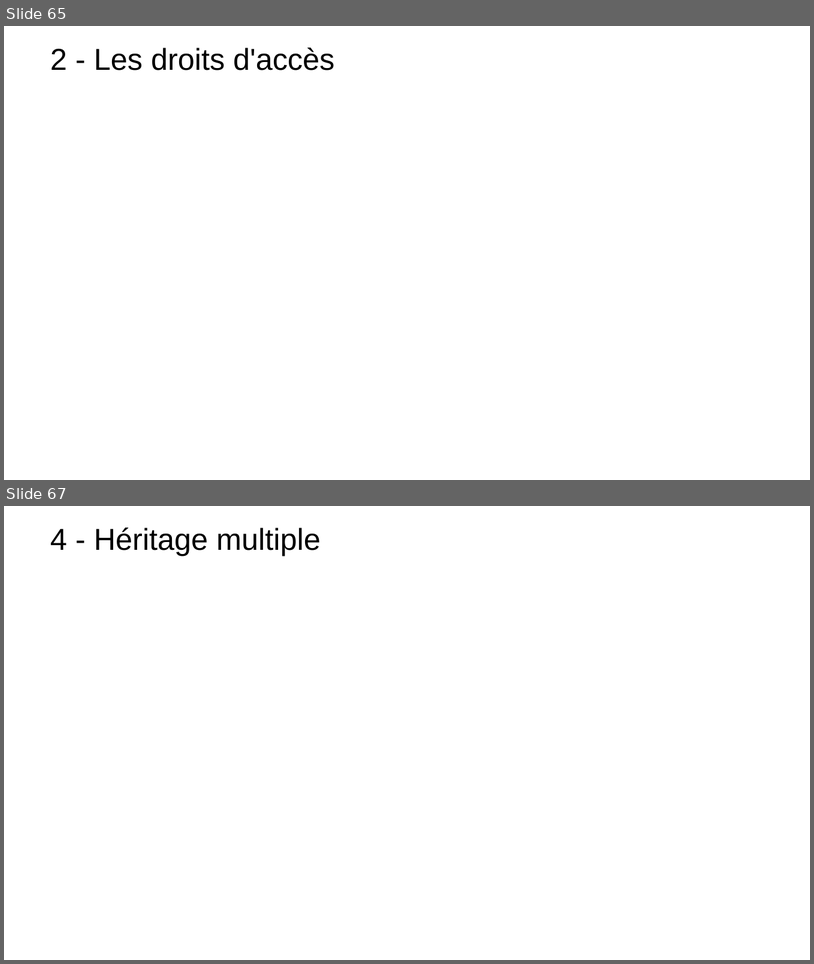
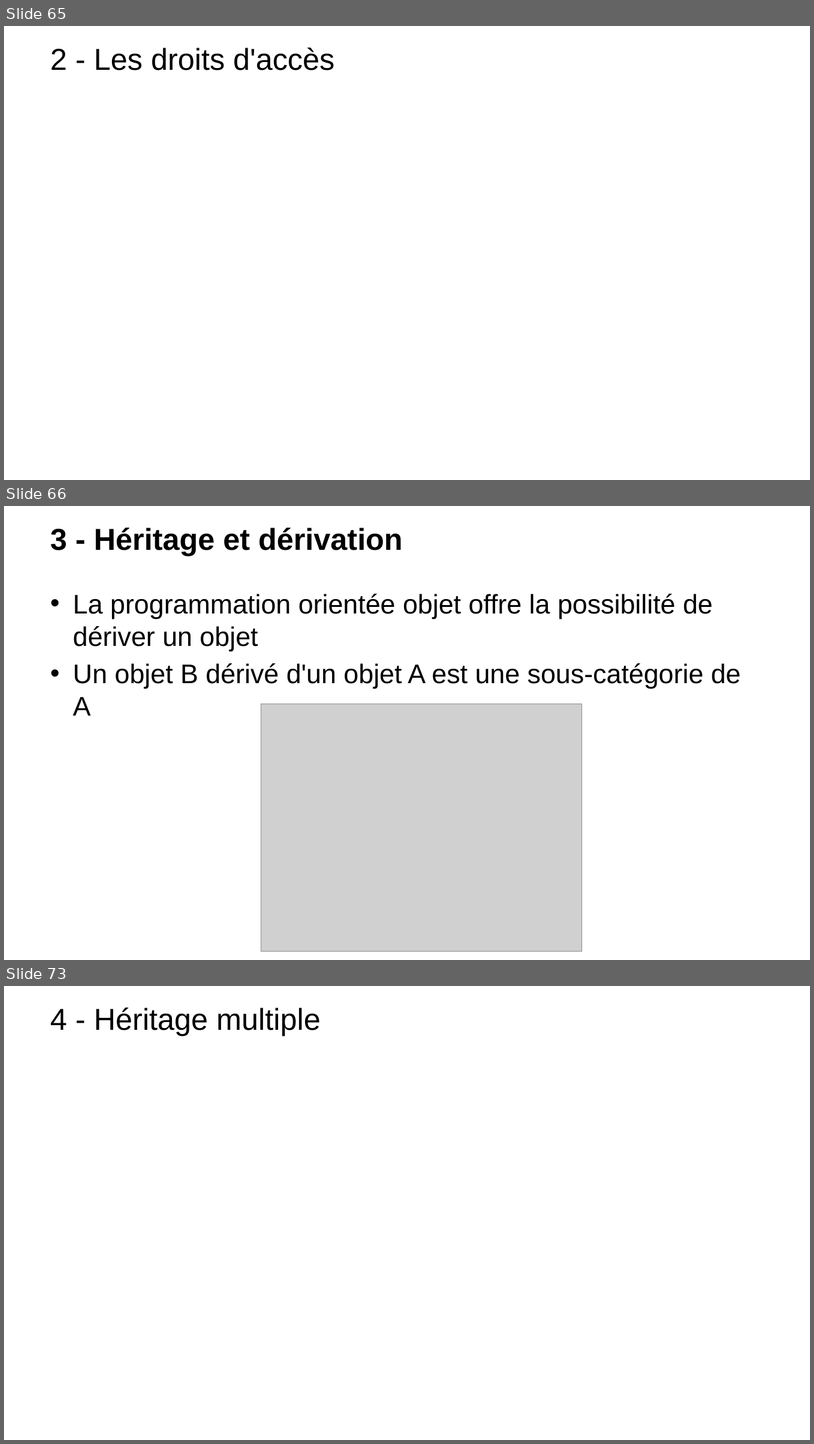
Before and after one commit to t-tortosa/cppCourses, a slide deck: POO.pptx. Shown one above the other, each under a label of ours: slides 65 and 67 before the commit, slides 65, 66 and 73 after it; the slides between them are not shown. The pictures are 814x964 and 814x1444 pixels, drawn with LibreOffice and Linux fonts; fonts in the diff are those of the drawing; grey boxes stand for pictures; background and template pictures are left out. Boxes give left, top, right and bottom in pixels: in the first picture for what was removed or moved away, otherwise in the second. Text is boxed around its words. In the diff, an @@ line names an element or a change of style, - is before the commit and + after.

```diff
--- a/POO.pptx
+++ b/POO.pptx
@@ slide 66 added at (x1=4, y1=506, x2=810, y2=960), background picture (left out) @@
@@ title added at (x1=50, y1=528, x2=403, y2=556), 36 pt, text #000000, bold @@
+3 - Héritage et dérivation
@@ text added at (x1=73, y1=594, x2=741, y2=715), 32 pt, text #000000 @@
+• La programmation orientée objet offre la possibilité de dériver un objet
+• Un objet B dérivé d'un objet A est une sous-catégorie de A
@@ picture added at (x1=261, y1=704, x2=583, y2=951) @@
@@ what was slide 67 is now slide 73 @@
```
Also in this commit, not shown: 3 slides changed, 5 other slides added, 3 other files.
